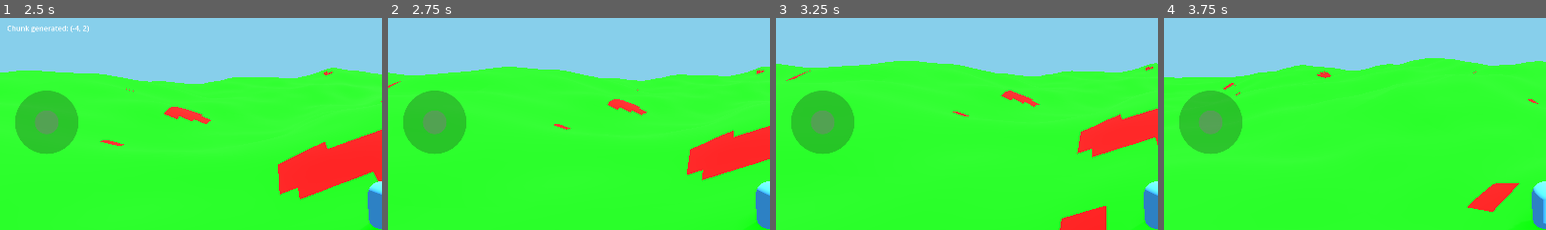
Above: before the commit, frames 1-4 (left to right).
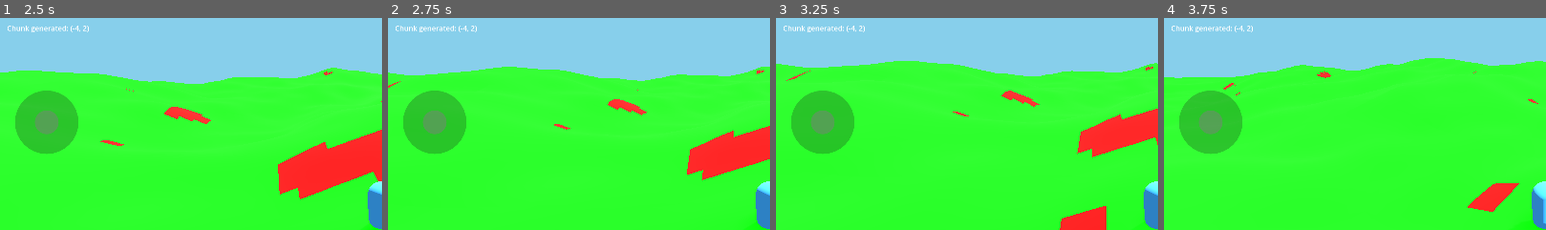
Above: after the commit, the same moments.

Repository: felix-dieterle/YouGame_godot4_public
Game: Godot game, scene res://scenes/main.tscn
Two runs of this game, one before a commit and one after it. Both use one fixed random seed, a clock stepped at 60 frames per second and the inputs below.
Inputs (mouse positions are % of the whole screen's width and height, from its top left):
- Up to frame 1 (2.5 s): tap Enter at 0.5 s; move the mouse to (45, 70) at 0.52 s; hold Up (ui_up) 0.53-1.25 s; click (45, 70) at 0.67 s; drag from (80, 65) to (45, 70) at 1.27 s; move the mouse to (20, 34) at 2.02 s; hold Left (ui_left) from 2.03 s (still down)
- Up to frame 2 (2.75 s): keep holding Left (ui_left)
- Up to frame 3 (3.25 s): release Left (ui_left) at 2.75 s; drag from (55, 49) to (20, 34) at 2.77 s
- Up to frame 4 (3.75 s): move the mouse to (35, 24) at 3.52 s; hold Down (ui_down) from 3.53 s (still down)
The pictures show only the part of the screen within x 0-50%, y 5-55%; the shares and areas given below are measured in that part.

Frame 1 is identical in both runs. In frame 2, 0.3% of the frame differs, in the area x 2-24%, y 3-7%; in frame 3, 0.3%; in frame 4, 0.3%.

Commit message:
Fix race conditions in UI message timers
Co-authored-by: felix-dieterle <1490062+felix-dieterle@users.noreply.github.com>

Diff:
--- a/scripts/ui_manager.gd
+++ b/scripts/ui_manager.gd
@@ -8,6 +8,10 @@
 # State
 var initial_loading_complete: bool = false
 var chunks_loaded: int = 0
+
+# Timers for managing async operations
+var status_timer: Timer
+var chunk_timer: Timer
 
 func _ready():
 	# Create status label (top center)
@@ -28,6 +32,17 @@
 	chunk_info_label.add_theme_font_size_override("font_size", 18)
 	add_child(chunk_info_label)
 
+	# Create timers
+	status_timer = Timer.new()
+	status_timer.one_shot = true
+	status_timer.timeout.connect(_on_status_timer_timeout)
+	add_child(status_timer)
+
+	chunk_timer = Timer.new()
+	chunk_timer.one_shot = true
+	chunk_timer.timeout.connect(_on_chunk_timer_timeout)
+	add_child(chunk_timer)
+
 	# Show initial loading message
 	show_message("Loading terrain...", 0)
 
@@ -35,17 +50,27 @@
 	status_label.text = message
 	status_label.visible = true
 
+	# Stop any existing timer
+	if status_timer.time_left > 0:
+		status_timer.stop()
+
 	if duration > 0:
-		await get_tree().create_timer(duration).timeout
-		status_label.visible = false
+		status_timer.start(duration)
+
+func _on_status_timer_timeout():
+	status_label.visible = false
 
 func on_chunk_generated(chunk_pos: Vector2i):
 	chunks_loaded += 1
 	chunk_info_label.text = "Chunk generated: (%d, %d)" % [chunk_pos.x, chunk_pos.y]
 	chunk_info_label.visible = true
 
-	# Hide chunk info after 2 seconds
-	await get_tree().create_timer(2.0).timeout
+	# Stop any existing timer and start new one
+	if chunk_timer.time_left > 0:
+		chunk_timer.stop()
+	chunk_timer.start(2.0)
+
+func _on_chunk_timer_timeout():
 	chunk_info_label.visible = false
 
 func on_initial_loading_complete():
Not shown, added: FEATURES.md
